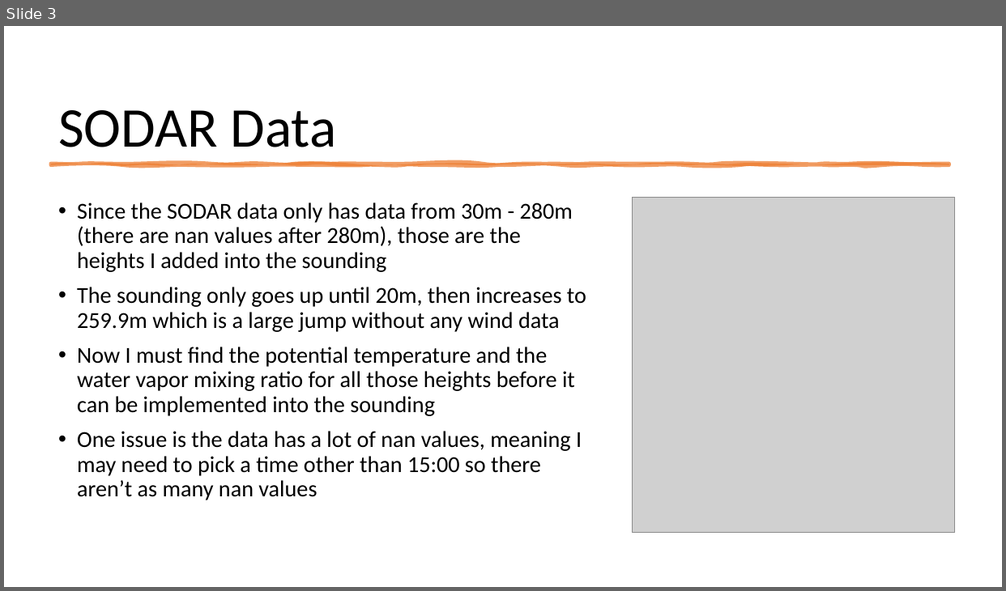
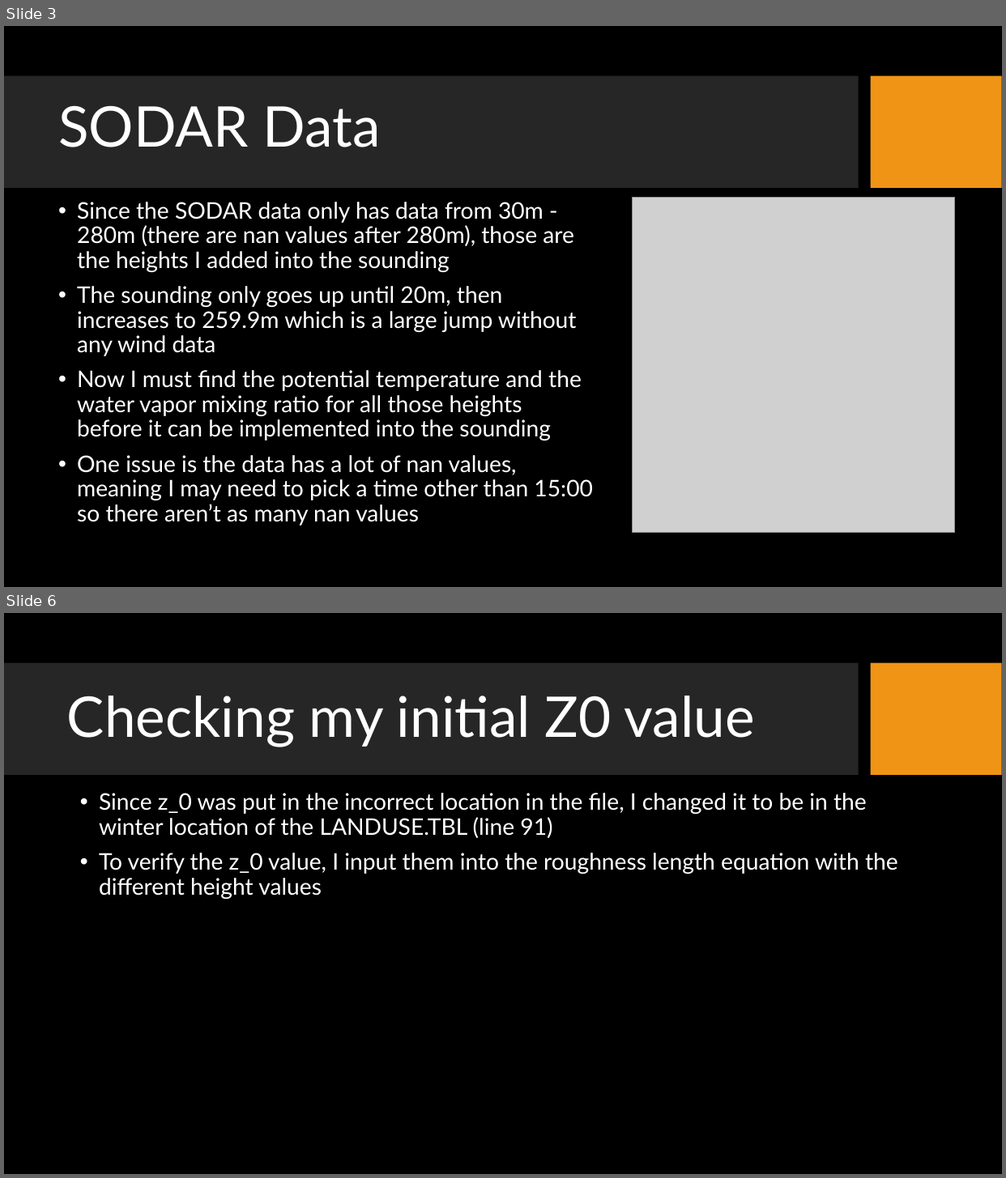
Before and after one commit to Jeremy-Benik/Meeting_Notes, a slide deck: 08192022_Presentation.pptx. Shown one above the other, each under a label of ours: slide 3 before the commit, slides 3 and 6 after it; the slides between them are not shown. The pictures are 1006x591 and 1006x1178 pixels, drawn with LibreOffice and Linux fonts; fonts in the diff are those of the drawing; grey boxes stand for pictures; background and template pictures are left out. Boxes give left, top, right and bottom in pixels: in the first picture for what was removed or moved away, otherwise in the second. Text is boxed around its words. In the diff, an @@ line names an element or a change of style, - is before the commit and + after.

```diff
--- a/08192022_Presentation.pptx
+++ b/08192022_Presentation.pptx
@@ slide 6 added at (x1=4, y1=613, x2=1002, y2=1174), background picture (left out); not listed: 2 template elements that a slide beside it also shows @@
@@ title added at (x1=67, y1=696, x2=755, y2=747), 54 pt, text #FFFFFF @@
+Checking my initial Z0 value
@@ text added at (x1=99, y1=793, x2=898, y2=899), 22 pt, text #FFFFFF @@
+• Since z_0 was put in the incorrect location in the file, I changed it to be in the winter location of the LANDUSE.TBL (line 91)
+• To verify the z_0 value, I input them into the roughness length equation with the different height values
@@ slide 3 changed as well @@
@@ background #FFFFFF to picture (left out) @@
@@ title "SODAR Data" at (x1=58, y1=106, x2=380, y2=148): font Calibri to Lato, text colour #000000 to #FFFFFF @@
@@ rectangle added at (x1=4, y1=76, x2=859, y2=189), fill #262626 @@
@@ rectangle added at (x1=871, y1=76, x2=1002, y2=189), fill #F09415 @@
@@ freeform shape removed at (x1=51, y1=164, x2=949, y2=165) @@
@@ text "Since the SODAR data only ..." at (x1=77, y1=202, x2=592, y2=526): font Calibri to Lato, text colour #000000 to #FFFFFF @@
```
Also in this commit, not shown: 4 other slides changed, 3 other slides added, 1 other file.
